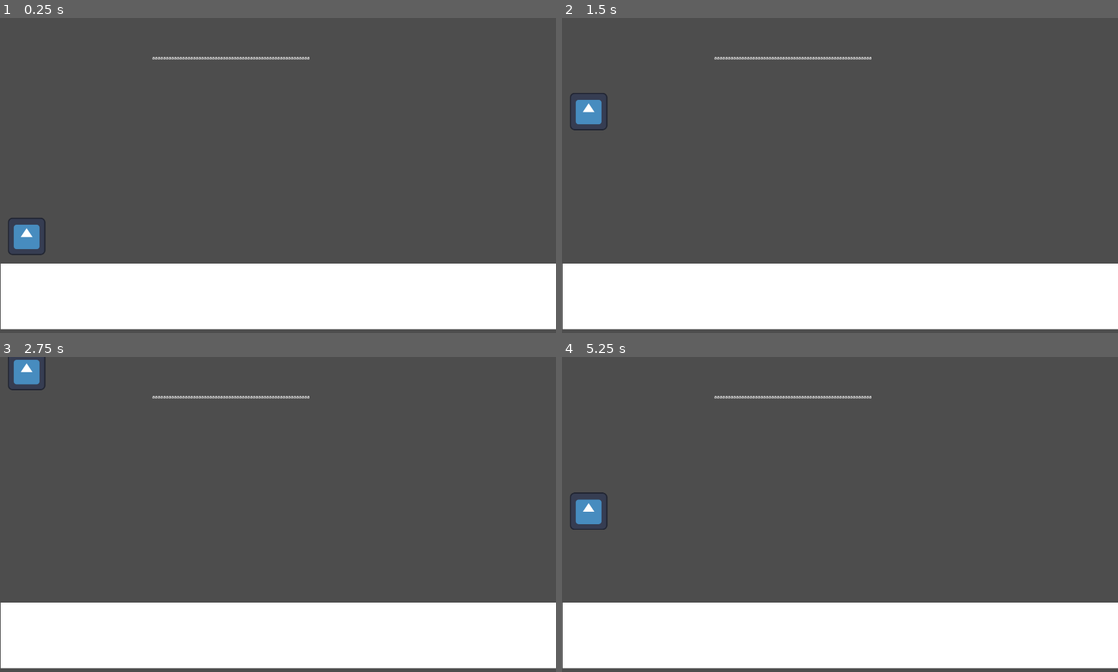
Above: before the commit, frames 1-4 (two rows, left to right).
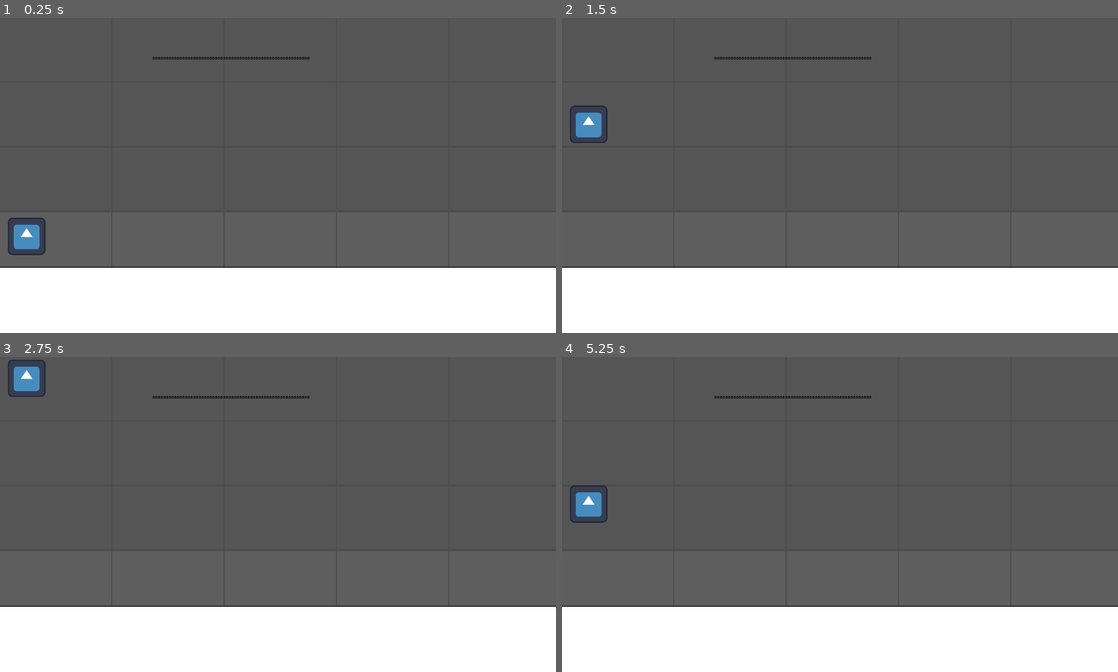
Above: after the commit, the same moments.

Repository: I797GMIGUE22/Proyecto-Del-T
Game: Godot game, scene res://scenes/level.tscn
Same seed, same stepped clock (60 frames per second), same inputs: the game is played once before the commit and once after it. The engine's default icon, where the game draws it, is replaced by a stand-in: a white triangle on a blue panel in a dark square.
Inputs (mouse positions are in pixels of both pictures, inside the frame that each line leads up to):
- Up to frame 1 (0.25 s): no input
- Up to frame 2 (1.5 s): move the mouse to (962, 159) at 0.52 s; press the mouse at (962, 159) at 0.53 s; hold Right (ui_right) from 0.53 s (still down); move the mouse to (728, 191) at 1.27 s; release the mouse at (728, 191) at 1.28 s; click (728, 191) at 1.35 s
- Up to frame 3 (2.75 s): tap Enter at 2 s; move the mouse to (333, 445) at 2.02 s; release Right (ui_right) at 2.03 s; press the mouse at (333, 445) at 2.03 s; hold Left (ui_left) from 2.03 s (still down)
- Up to frame 4 (5.25 s): move the mouse to (812, 577) at 2.77 s; release Left (ui_left) at 2.78 s; release the mouse at (812, 577) at 2.78 s; hold Right (ui_right) 2.78-4.28 s; click (812, 577) at 2.85 s; tap Space at 3.5 s; move the mouse to (1006, 561) at 3.52 s; press the mouse at (1006, 561) at 3.53 s; move the mouse to (673, 467) at 4.27 s; release the mouse at (673, 467) at 4.28 s; hold Left (ui_left) 4.28-5.03 s; click (673, 467) at 4.35 s; tap Enter at 5 s; move the mouse to (867, 514) at 5.02 s; press the mouse at (867, 514) at 5.03 s; hold Right (ui_right) from 5.03 s (still down)

The runs differ from the first frame. In frame 1, 2.9% of the frame differs, in the area x 0-100%, y 12-100%; in frame 2, 3.5%; in frame 3, 3.3%; in frame 4, 3.3%.

Commit message:
Add cuadricula + Better move

Diff:
--- a/scenes/Player.tscn
+++ b/scenes/Player.tscn
@@ -21,5 +21,5 @@
 script = SubResource("GDScript_v6fml")
 
 [node name="Timer" type="Timer" parent="."]
-wait_time = 0.088
+wait_time = 0.08
 one_shot = true
--- a/scenes/grass.tscn
+++ b/scenes/grass.tscn
@@ -27,3 +27,10 @@
 position = Vector2(459, 87)
 scale = Vector2(7, 7)
 shape = SubResource("RectangleShape2D_nsfr1")
+
+[node name="Line2D" type="Line2D" parent="."]
+position = Vector2(-1089, 4)
+scale = Vector2(5, 5)
+points = PackedVector2Array(628, -0.4, -2.8, -0.6)
+width = 0.5
+default_color = Color(0.000693898, 0.000693898, 0.000693898, 1)
--- a/scenes/level.tscn
+++ b/scenes/level.tscn
@@ -1,19 +1,74 @@
-[gd_scene load_steps=3 format=3 uid="uid://sv6xc51ew5i4"]
+[gd_scene load_steps=4 format=3 uid="uid://sv6xc51ew5i4"]
 
+[ext_resource type="Script" path="res://scripts/grid_move.gd" id="1_6furh"]
 [ext_resource type="PackedScene" uid="uid://c4wjrrmqqgpsc" path="res://scenes/Player.tscn" id="1_h8n3t"]
 [ext_resource type="PackedScene" uid="uid://dmqxewfoiwmkn" path="res://scenes/grass.tscn" id="2_uj2lj"]
 
 [node name="Level" type="Node"]
 
-[node name="Grass" parent="." instance=ExtResource("2_uj2lj")]
-position = Vector2(1091, 838)
+[node name="GridMove" type="GridContainer" parent="."]
+offset_right = 3000.0
+offset_bottom = 1080.0
+size_flags_horizontal = 3
+size_flags_vertical = 4
+columns = 5
+script = ExtResource("1_6furh")
+
+[node name="GridMove3" type="GridContainer" parent="."]
+offset_top = 222.0
+offset_right = 120.0
+offset_bottom = 222.0
+size_flags_horizontal = 3
+size_flags_vertical = 4
+columns = 5
+script = ExtResource("1_6furh")
+
+[node name="GridMove2" type="GridContainer" parent="."]
+offset_top = 444.0
+offset_right = 600.0
+offset_bottom = 444.0
+size_flags_horizontal = 3
+size_flags_vertical = 4
+columns = 5
+script = ExtResource("1_6furh")
+
+[node name="Enemy_spawn" type="GridContainer" parent="."]
+offset_top = 666.0
+offset_right = 5.0
+offset_bottom = 666.0
+size_flags_horizontal = 3
+size_flags_vertical = 4
+columns = 5
+script = ExtResource("1_6furh")
+
+[node name="Floor_spawn" type="GridContainer" parent="."]
+offset_top = 666.0
+offset_right = 24.0
+offset_bottom = 666.0
+size_flags_horizontal = 3
+size_flags_vertical = 4
+columns = 5
+script = ExtResource("1_6furh")
+
+[node name="Move" type="GridContainer" parent="."]
+offset_top = 666.0
+offset_right = 120.0
+offset_bottom = 666.0
+size_flags_horizontal = 3
+size_flags_vertical = 4
+columns = 5
+script = ExtResource("1_6furh")
 
 [node name="Player" parent="." instance=ExtResource("1_h8n3t")]
 position = Vector2(91, 582)
+
+[node name="Grass" parent="." instance=ExtResource("2_uj2lj")]
+position = Vector2(1089, 853)
 
 [node name="Label" type="Label" parent="."]
 offset_left = 520.0
 offset_top = 124.0
 offset_right = 1059.0
 offset_bottom = 265.0
+theme_override_colors/font_color = Color(0, 0, 0, 1)
 text = "aaaaaaaaaaaaaaaaaaaaaaaaaaaaaaaaaaaaaaaaaaaaaaaaaaaaaaaaaa"
--- a/scripts/global.gd
+++ b/scripts/global.gd
@@ -1,6 +1,7 @@
 extends Node2D
 
 var display_x
+var life_player
 # Called when the node enters the scene tree for the first time.
 func _ready() -> void:
 	display_x = DisplayServer.screen_get_size().x
@@ -10,3 +11,4 @@
 # Called every frame. 'delta' is the elapsed time since the previous frame.
 func _process(delta: float) -> void:
 	get_viewport().size = DisplayServer.screen_get_size()
+	pass
--- /dev/null
+++ b/scripts/grid_move.gd
@@ -0,0 +1,19 @@
+extends GridContainer
+
+# Called when the node enters the scene tree for the first time.
+func _ready() -> void:
+	size.x = DisplayServer.screen_get_size().x
+	size.y = DisplayServer.screen_get_size().y - $"../Grass/ColorRect".size.y
+	columns = 10
+
+	for n in columns :
+		var colorRect = ColorRect.new()
+		colorRect.custom_minimum_size = Vector2(1900, 1080) / 5
+		colorRect.set_color(Color(0.39, 0.39, 0.39, 0.39))
+
+		add_child(colorRect)
+
+
+# Called every frame. 'delta' is the elapsed time since the previous frame.
+func _process(delta: float) -> void:
+	pass
--- a/scripts/player.gd
+++ b/scripts/player.gd
@@ -7,7 +7,7 @@
 const GRAVITY_DIAGONAL = 3000 * 14
 const MOVE_VELOCITY = 2700
 const JUMP_VELO_DIAGONAL = MOVE_VELOCITY * -2.3
-const MINIMUM_DRAG = 39.9
+const MINIMUM_DRAG = 39.45
 const THRESHOLD = 20.4
 
 var is_superior_diagonal = false
@@ -60,7 +60,7 @@
 			swipe_cursor_pos = get_global_mouse_position()
 			if swipe_start_pos.distance_to(swipe_cursor_pos) >= MINIMUM_DRAG and $Timer.time_left:
 				$Timer.stop()
-				if abs(swipe_start_pos.y - swipe_cursor_pos.y) <= THRESHOLD and is_on_floor():#Range 40
+				if abs(swipe_start_pos.y - swipe_cursor_pos.y) <= THRESHOLD:#Range 40
 					print(swipe_start_pos.y - swipe_cursor_pos.y)
 					print("X: ", swipe_start_pos.x - swipe_cursor_pos.x)
 					print("horizontal")
Not shown, added: scenes/gloE476.tmp
